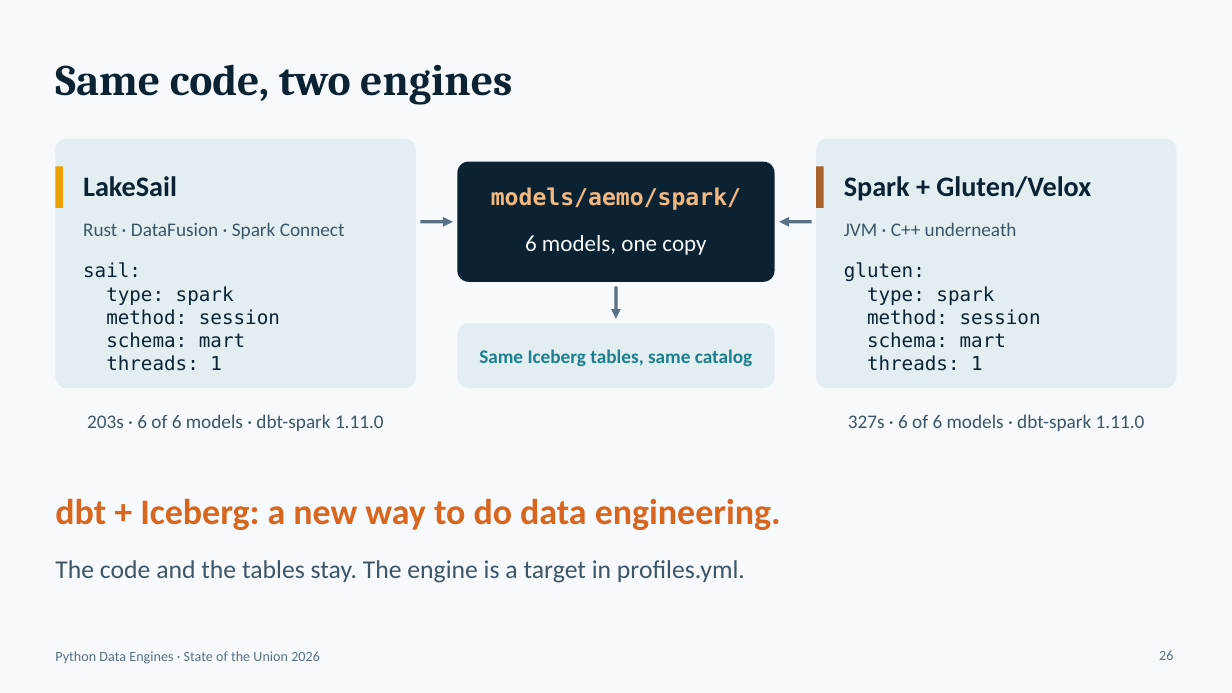
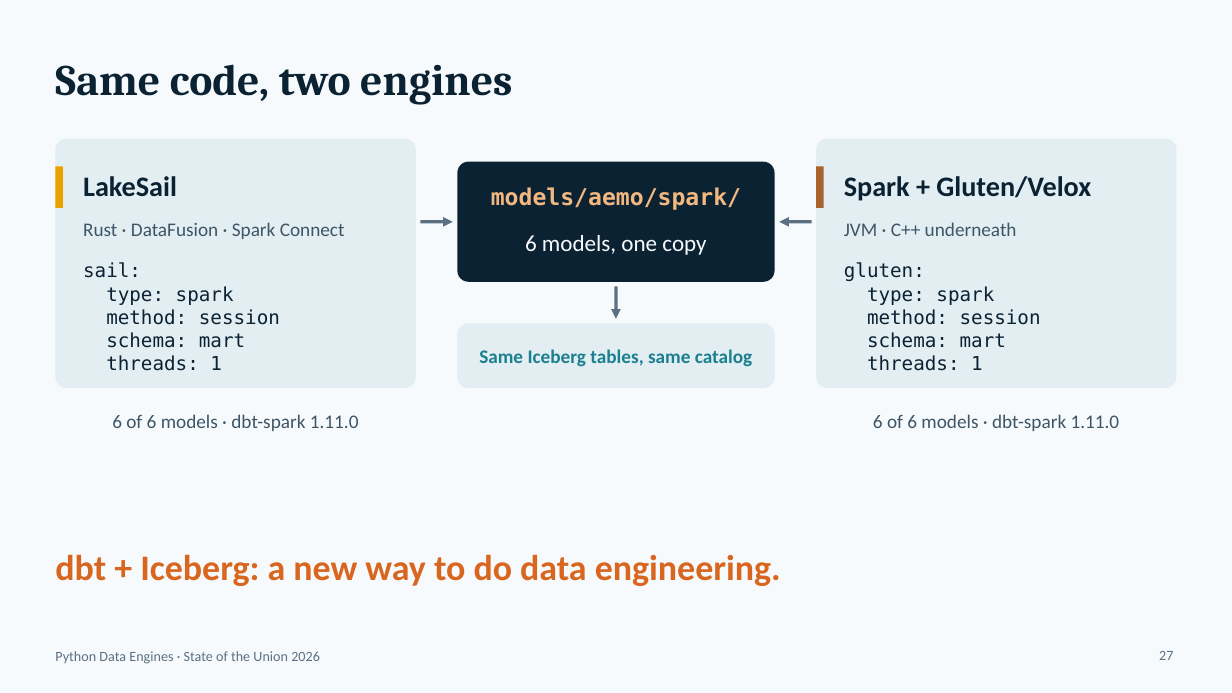
Before and after one commit to djouallah/presentations, a slide deck: slide 27 of python-engine/state-of-the-union-python-engines-2026.pptx (slide 26 before the commit). Drawn at 1232x693 pixels with LibreOffice and Linux fonts; fonts in the diff are those of the drawing. Boxes give left, top, right and bottom in pixels: in the first picture for what was removed or moved away, otherwise in the second. Text is boxed around its words. In the diff, an @@ line names an element or a change of style, - is before the commit and + after.

```diff
--- a/python-engine/state-of-the-union-python-engines-2026.pptx
+++ b/python-engine/state-of-the-union-python-engines-2026.pptx
@@ text at [112,414,359,431]: text changed @@
-203s · 6 of 6 models · dbt-spark 1.11.0
+6 of 6 models · dbt-spark 1.11.0
@@ text at [873,414,1120,431]: text changed @@
-327s · 6 of 6 models · dbt-spark 1.11.0
+6 of 6 models · dbt-spark 1.11.0
@@ text "dbt + Iceberg: a new ...": place and size @@
-text "dbt + Iceberg: a new ..." at [55,498,781,530]
+text "dbt + Iceberg: a new ..." at [55,554,781,586]
@@ text removed at [55,560,745,583] @@
-The code and the tables stay. The engine is a target in profiles.yml.
@@ page number at [1159,651,1173,660]: text changed @@
-26
+27
```
Also in this commit, not shown: 4 other slides changed, 1 slide added, 1 slide removed, 5 other files.
